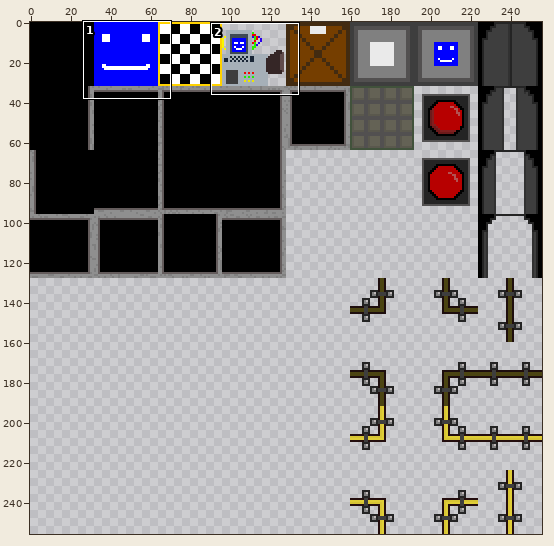
Sprite sheet -- assets/tileMap.png. Above, an overview of the earlier version with the close-up marked.
Close-up. The starting point:
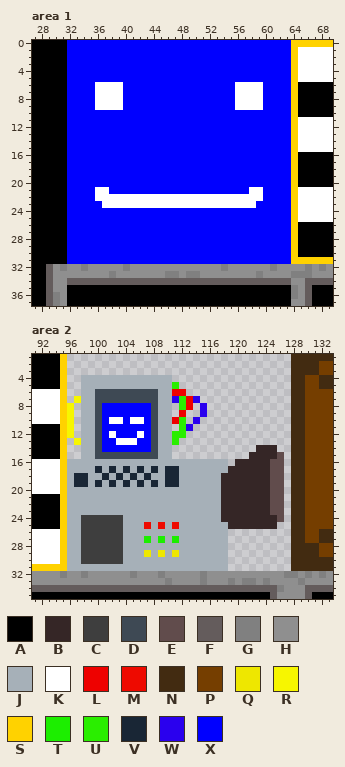
The file is 256x256 pixels. Colours within 5 levels of each other are drawn and written as one. Shown: area 1: x 27..69, y 0..37; area 2: x 91..133, y 1..35. The commit also changed other parts of the picture, which this record leaves out.
Palette (. is transparent): A #000000  B #352626  C #3e3e3e  D #3e4954  E #614c4c  F #645c5c  G #808080  H #8f8f8f  J #a6b0b8  K #ffffff  L #ee0100  M #ee0a00  N #422b11  P #753e00  Q #eee700  R #f7f600  S #ffd200  T #1cee00  U #2aee00  V #192635  W #2a00ee  X #0000ff
Pixels before, area 1, first column x 27:
 0 AAAAAXXXXXXXXXXXXXXXXXXXXXXXXXXXXXXXXSSSSSS
 1 AAAAAXXXXXXXXXXXXXXXXXXXXXXXXXXXXXXXXSKKKKK
 2 AAAAAXXXXXXXXXXXXXXXXXXXXXXXXXXXXXXXXSKKKKK
 3 AAAAAXXXXXXXXXXXXXXXXXXXXXXXXXXXXXXXXSKKKKK
 4 AAAAAXXXXXXXXXXXXXXXXXXXXXXXXXXXXXXXXSKKKKK
 5 AAAAAXXXXXXXXXXXXXXXXXXXXXXXXXXXXXXXXSKKKKK
 6 AAAAAXXXXKKKKXXXXXXXXXXXXXXXXKKKKXXXXSAAAAA
 7 AAAAAXXXXKKKKXXXXXXXXXXXXXXXXKKKKXXXXSAAAAA
 8 AAAAAXXXXKKKKXXXXXXXXXXXXXXXXKKKKXXXXSAAAAA
 9 AAAAAXXXXKKKKXXXXXXXXXXXXXXXXKKKKXXXXSAAAAA
10 AAAAAXXXXXXXXXXXXXXXXXXXXXXXXXXXXXXXXSAAAAA
11 AAAAAXXXXXXXXXXXXXXXXXXXXXXXXXXXXXXXXSKKKKK
12 AAAAAXXXXXXXXXXXXXXXXXXXXXXXXXXXXXXXXSKKKKK
13 AAAAAXXXXXXXXXXXXXXXXXXXXXXXXXXXXXXXXSKKKKK
14 AAAAAXXXXXXXXXXXXXXXXXXXXXXXXXXXXXXXXSKKKKK
15 AAAAAXXXXXXXXXXXXXXXXXXXXXXXXXXXXXXXXSKKKKK
16 AAAAAXXXXXXXXXXXXXXXXXXXXXXXXXXXXXXXXSAAAAA
17 AAAAAXXXXXXXXXXXXXXXXXXXXXXXXXXXXXXXXSAAAAA
18 AAAAAXXXXXXXXXXXXXXXXXXXXXXXXXXXXXXXXSAAAAA
19 AAAAAXXXXXXXXXXXXXXXXXXXXXXXXXXXXXXXXSAAAAA
20 AAAAAXXXXXXXXXXXXXXXXXXXXXXXXXXXXXXXXSAAAAA
21 AAAAAXXXXKKXXXXXXXXXXXXXXXXXXXXKKXXXXSKKKKK
22 AAAAAXXXXKKKKKKKKKKKKKKKKKKKKKKKKXXXXSKKKKK
23 AAAAAXXXXXKKKKKKKKKKKKKKKKKKKKKKXXXXXSKKKKK
24 AAAAAXXXXXXXXXXXXXXXXXXXXXXXXXXXXXXXXSKKKKK
25 AAAAAXXXXXXXXXXXXXXXXXXXXXXXXXXXXXXXXSKKKKK
26 AAAAAXXXXXXXXXXXXXXXXXXXXXXXXXXXXXXXXSAAAAA
27 AAAAAXXXXXXXXXXXXXXXXXXXXXXXXXXXXXXXXSAAAAA
28 AAAAAXXXXXXXXXXXXXXXXXXXXXXXXXXXXXXXXSAAAAA
29 AAAAAXXXXXXXXXXXXXXXXXXXXXXXXXXXXXXXXSAAAAA
30 AAAAAXXXXXXXXXXXXXXXXXXXXXXXXXXXXXXXXSAAAAA
31 AAAAAXXXXXXXXXXXXXXXXXXXXXXXXXXXXXXXXSSSSSS
32 AAFHGHHGHHHHHGHHHHHHHHHHHHHGHHHHHHGHHHHGHGH
33 AAFHHHHHHHHGHHHHHHHGGHGGHHHHHHHHGHHHHGGGHHH
34 AAFHHFFFFFFFFFFFFFFFFFFFFFFFFFFFFFFFFHHFFFF
35 AAFHHAAAAAAAAAAAAAAAAAAAAAAAAAAAAAAAAGHFAAA
36 AAFGHAAAAAAAAAAAAAAAAAAAAAAAAAAAAAAAAGHFAAA
37 AAFGHAAAAAAAAAAAAAAAAAAAAAAAAAAAAAAAAHHFAAA
Pixels before, area 2, first column x 91:
 1 AAAAS................................NNNNNN
 2 AAAAS................................NNNNPP
 3 AAAAS................................NNNNPP
 4 AAAAS..JJJJJJJJJJJJJ.................NNPPNN
 5 AAAAS..JJJJJJJJJJJJJU................NNPPNN
 6 KKKKS..JJDDDDDDDDDJJLL...............NNPPPP
 7 KKKKS.RJJDDDDDDDDDJJWULW.............NNPPPP
 8 KKKKSR.JJDXXXXXXXDJJ.UL.W............NNPPPP
 9 KKKKSR.JJDXXXXXXXDJJ.L..W............NNPPPP
10 KKKKSR.JJDXKKXKKXDJJLU.W.............NNPPPP
11 AAAASR.JJDXXXXXXXDJJ.UW..............NNPPPP
12 AAAASR.JJDXKXXXKXDJJUU...............NNPPPP
13 AAAAS.RJJDXXKKKXXDJJU................NNPPPP
14 AAAAS..JJDXXXXXXXDJJ............BBB..NNPPPP
15 AAAAS..JJDDDDDDDDDJJ...........BBBBE.NNPPPP
16 KKKKSJJJJJJJJJJJJJJJJJJJJJJJ.BBBBBEE.NNPPPP
17 KKKKSJJJJVJVJVJVJVJVVJJJJJJJBBBBBBEE.NNPPPP
18 KKKKSJVVJJVJVJVJVJJVVJJJJJJBBBBBBBEE.NNPPPP
19 KKKKSJVVJVJVJVJVJVJVVJJJJJJBBBBBBBEE.NNPPPP
20 KKKKSJJJJJJJJJJJJJJJJJJJJJJBBBBBBBEE.NNPPPP
21 AAAASJJJJJJJJJJJJJJJJJJJJJJBBBBBBBEE.NNPPPP
22 AAAASJJJJJJJJJJJJJJJJJJJJJJBBBBBBBEE.NNPPPP
23 AAAASJJJJJJJJJJJJJJJJJJJJJJBBBBBBBEE.NNPPPP
24 AAAASJJCCCCCCJJJJJJJJJJJJJJBBBBBBBBE.NNPPPP
25 AAAASJJCCCCCCJJJMJMJMJJJJJJJBBBBBBB..NNPPPP
26 KKKKSJJCCCCCCJJJJJJJJJJJJJJJ.........NNPPNN
27 KKKKSJJCCCCCCJJJTJTJTJJJJJJJ.........NNPPNN
28 KKKKSJJCCCCCCJJJJJJJJJJJJJJJ.........NNNNPP
29 KKKKSJJCCCCCCJJJQJQJQJJJJJJJ.........NNNNPP
30 KKKKSJJCCCCCCJJJJJJJJJJJJJJJ.........NNNNNN
31 SSSSSJJJJJJJJJJJJJJJJJJJJJJJ.........NNNNNN
32 HHHHGHHGHHHHHHGHHHGHHHHHGHHHHHHHHHHHGGHGHGH
33 HHHHHHHHHHHHHHHHHHHGHHHHGHHHGHGGHGHHHHGHHHH
34 FFFFFFFFFFFFFFFFFFFFFFFFFFFFFFFFFFFGHHHFFFF
35 AAAAAAAAAAAAAAAAAAAAAAAAAAAAAAAAAAFHHHHFAAA
After:
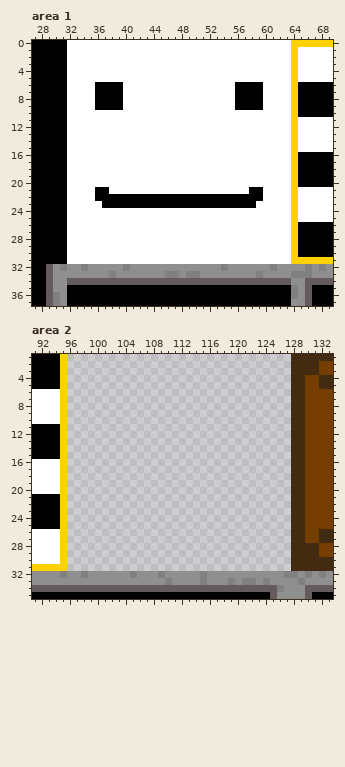
Diff:
Area 1:
Colour K gives way to colour A in rows 6 to 9 at x 36 to 39 and 56 to 59; in row 21 at x 36 to 37 and 58 to 59; in row 22 at x 36 to 59; in row 23 at x 37 to 58.
Colour X gives way to colour K in rows 0 to 5 at x 32 to 63; in rows 6 to 9 at x 32 to 35, 40 to 55 and 60 to 63; in rows 10 to 20 at x 32 to 63; in row 21 at x 32 to 35, 38 to 57 and 60 to 63; in row 22 at x 32 to 35 and 60 to 63; in row 23 at x 32 to 36 and 59 to 63.
Colour X gives way to colour K in rows 24 to 31 at x 32 to 63.
Area 2:
Colour B is gone in row 14 at x 123 to 125; in row 15 at x 122 to 125; in row 16 at x 120 to 124; in row 17 at x 119 to 124; in rows 18 to 23 at x 118 to 124; in row 24 at x 118 to 125.
Colour B is gone in row 25 at x 119 to 125.
Colour C is gone in rows 24 to 30 at x 98 to 103.
Colour D is gone in rows 6 to 7 at x 100 to 108; in rows 8 to 14 at x 100 and 108; in row 15 at x 100 to 108.
Colour E is gone in row 15 at x 126; in rows 16 to 23 at x 125 to 126; in row 24 at x 126.
Colour J is gone in rows 4 to 5 at x 98 to 110; in rows 6 to 15 at x 98 to 99 and 109 to 110; in row 16 at x 96 to 118; in row 17 at x 96 to 99, 101, 103, 105, 107, 109 and 112 to 118; in row 18 at x 96, 99 to 100, 102, 104, 106, 108 to 109 and 112 to 117; in row 19 at x 96, 99, 101, 103, 105, 107, 109 and 112 to 117.
Colour J is gone in rows 20 to 23 at x 96 to 117; in row 24 at x 96 to 97 and 104 to 117; in row 25 at x 96 to 97, 104 to 106, 108, 110 and 112 to 118; in row 26 at x 96 to 97 and 104 to 118; in row 27 at x 96 to 97, 104 to 106, 108, 110 and 112 to 118; in row 28 at x 96 to 97 and 104 to 118.
Colour J is gone in row 29 at x 96 to 97, 104 to 106, 108, 110 and 112 to 118; in row 30 at x 96 to 97 and 104 to 118; in row 31 at x 96 to 118.
Colour K is gone in row 10 at x 102 to 103 and 105 to 106; in row 12 at x 102 and 106; in row 13 at x 103 to 105.
Colour L is gone in row 6 at x 111 to 112; in rows 7 to 8 at x 113; in row 9 at x 112; in row 10 at x 111.
Colour M is gone in row 25 at x 107, 109 and 111.
Colour Q is gone in row 29 at x 107, 109 and 111.
Colour R is gone in row 7 at x 97; in rows 8 to 12 at x 96; in row 13 at x 97.
Colour T is gone in row 27 at x 107, 109 and 111.
Colour U is gone in row 5 at x 111; in rows 7 to 8 at x 112; in rows 10 to 11 at x 112; in row 12 at x 111 to 112; in row 13 at x 111.
Colour V is gone in row 17 at x 100, 102, 104, 106, 108 and 110 to 111; in row 18 at x 97 to 98, 101, 103, 105, 107 and 110 to 111; in row 19 at x 97 to 98, 100, 102, 104, 106, 108 and 110 to 111.
Colour W is gone in row 7 at x 111 and 114; in rows 8 to 9 at x 115; in row 10 at x 114; in row 11 at x 113.
Colour X is gone in rows 8 to 9 at x 101 to 107; in row 10 at x 101, 104 and 107; in row 11 at x 101 to 107; in row 12 at x 101, 103 to 105 and 107; in row 13 at x 101 to 102 and 106 to 107; in row 14 at x 101 to 107.
Where, in picture pixels (left, top, right, bottom), the same in both close-ups:
changed: (67, 40, 291, 264)
erased: (67, 375, 284, 571)
